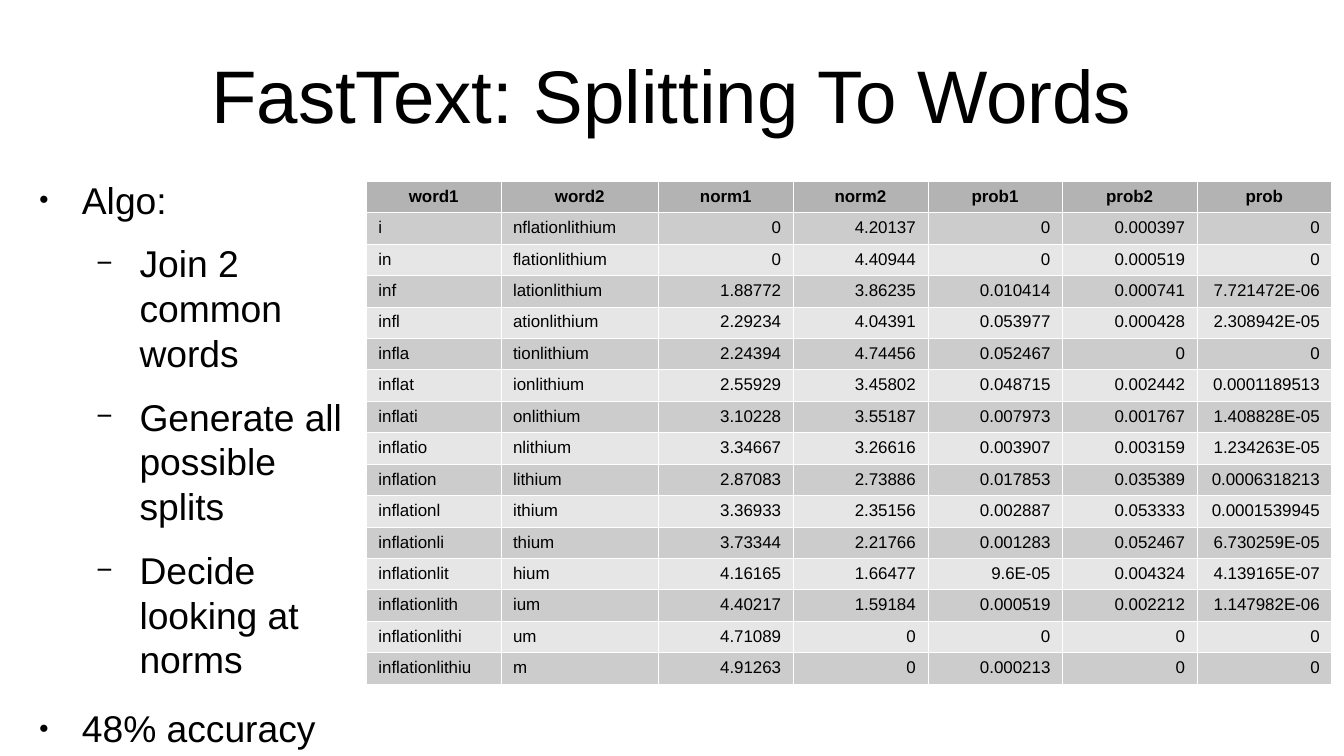
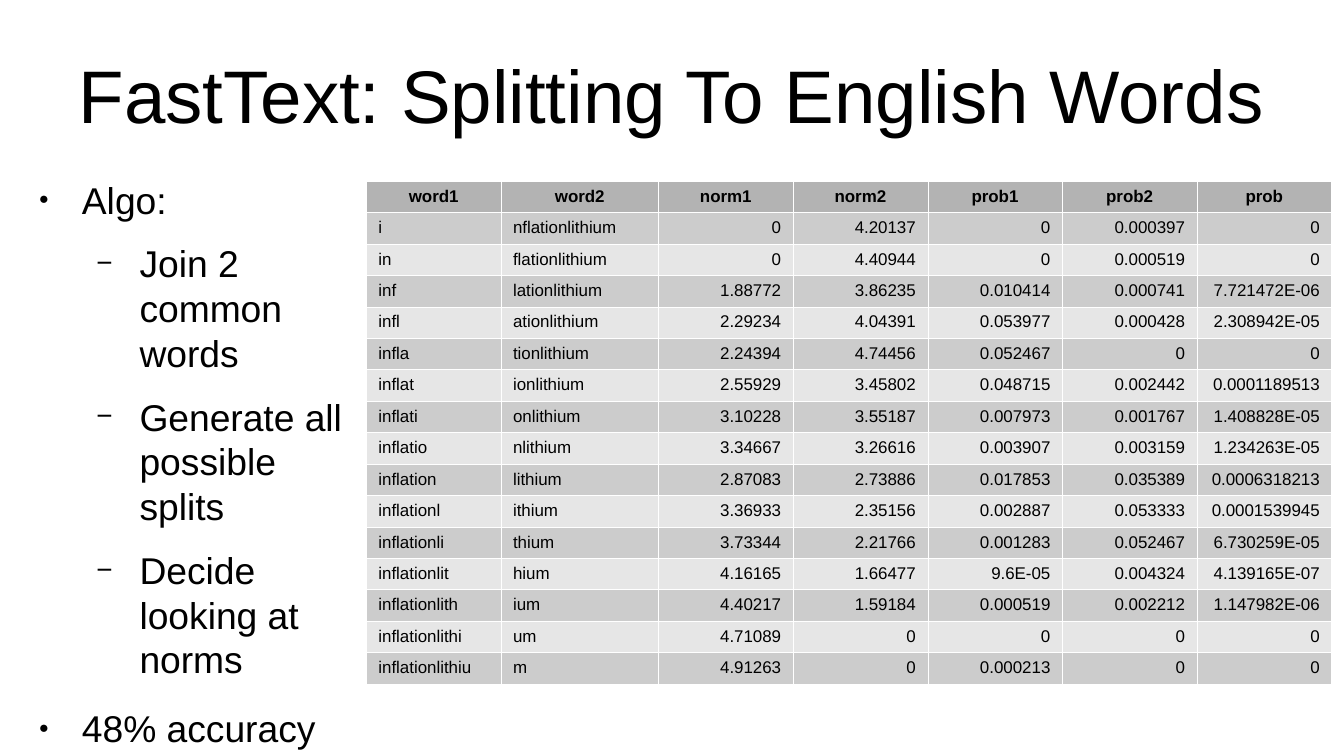
Before and after one commit to vackosar/fasttext-vector-norms-and-oov-words, a slide deck: slide 12 of presentation.odp. Drawn at 1344x756 pixels with LibreOffice and Linux fonts; fonts in the diff are those of the drawing. Boxes give left, top, right and bottom in pixels: in the first picture for what was removed or moved away, otherwise in the second. Text is boxed around its words. In the diff, an @@ line names an element or a change of style, - is before the commit and + after.

```diff
--- a/presentation.odp
+++ b/presentation.odp
@@ title at <box>79,69,1263,137</box>: text changed @@
-FastText: Splitting To Words
+FastText: Splitting To English Words
```
Also in this commit, not shown: 7 other slides changed.
